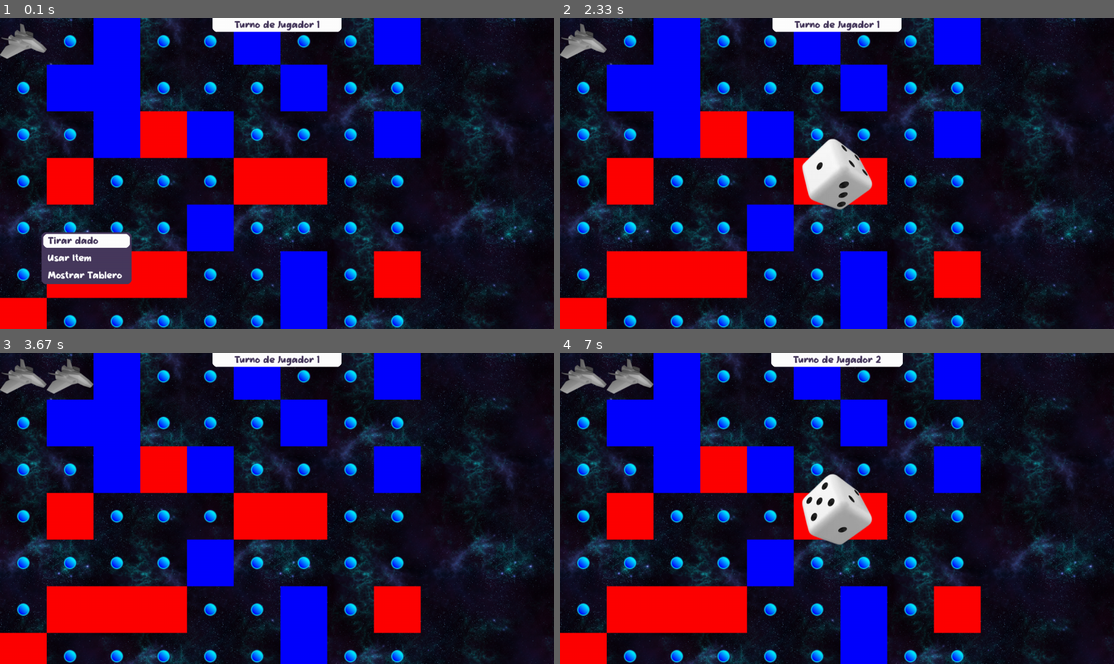
Above: before the commit, frames 1-4 (two rows, left to right).
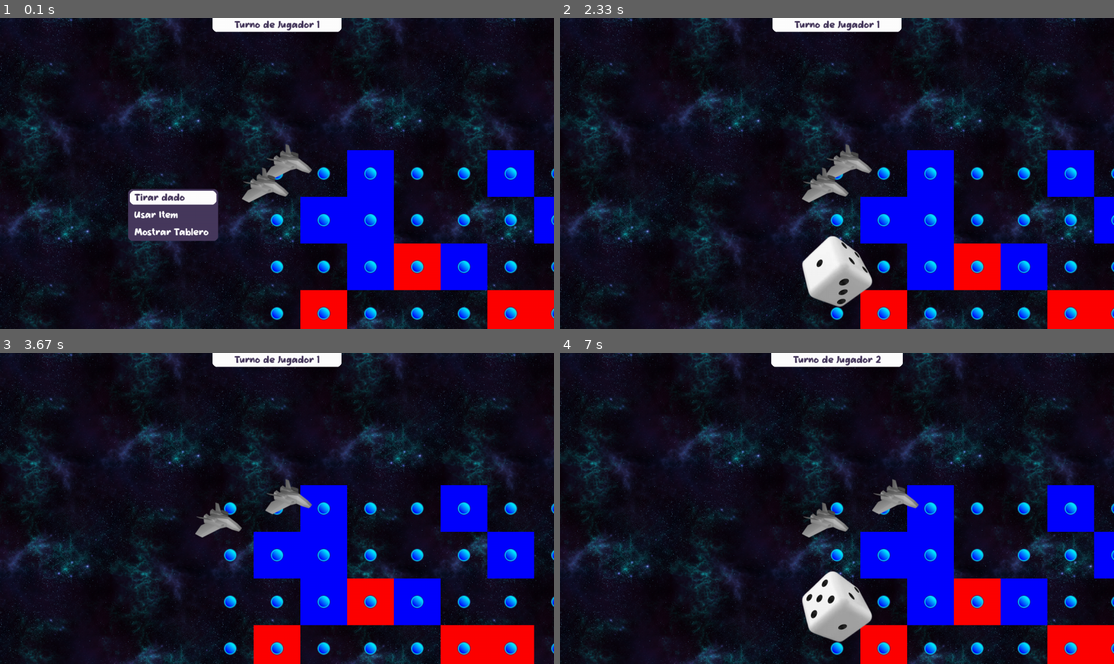
Above: after the commit, the same moments.

Repository: kirbyluka777/among-silksong
Game: pygame game, started from src/main.py
Two runs of this game, one before a commit and one after it. Both use one fixed random seed, a clock stepped at 60 frames per second and the inputs below.
Inputs:
- Up to frame 1 (0.1 s): no input
- Up to frame 2 (2.33 s): tap Enter at 0.33 s; tap Space at 0.67 s
- Up to frame 3 (3.67 s): no input
- Up to frame 4 (7 s): type "an" at 6.5 s; type "n" at 6.7 s; tap Enter at 6.83 s

The runs differ from the first frame. In frame 1, 43% of the frame differs, in the area x 0-100%, y 0-100%; in frame 2, 41%; in frame 3, 41%; in frame 4, 42%.

Commit message:
wip: camera and better layout

Diff:
--- a/src/starboard/logic/board.py
+++ b/src/starboard/logic/board.py
@@ -51,7 +51,7 @@
 	pos.dir = MOVE_DIR_LEFT
 	return pos
 
-def spiral_traversal_oclock(board: Board, pos: Positioning, steps: int):
+def spiral_traversal(board: Board, pos: Positioning, steps: int):
 	for i in range(steps):
 		if pos.dir == MOVE_DIR_RIGHT and pos.col >= board.size - pos.hturns // 2 - 1:
 			pos.vturns += 1
@@ -124,7 +124,7 @@
 	jumps = board.size**2 // steps if not jumps else jumps
 	for i in range(board.size**2):
 		board.matrix[pos.row][pos.col] = i + 1
-		spiral_traversal_oclock(board, pos, steps)
+		spiral_traversal(board, pos, steps)
 
 if __name__ == "__main__":
 	n = 9 #int(input("n: "))
--- a/src/starboard/scenes/expedition.py
+++ b/src/starboard/scenes/expedition.py
@@ -2,7 +2,7 @@
 from engine import *
 from .. import resources
 from ..inputs import PlayerInput
-from ..logic.board import Board, generate_random_board, spiral_traversal_oclock, initial_pos_oclock
+from ..logic.board import Board, generate_random_board, spiral_traversal, initial_pos_oclock
 from ..constants import *
 
 STATE_STRATEGY = 1
@@ -83,6 +83,7 @@
         self.disabled = [False for i in range(PLAYER_COUNT)]
         self.max_energy = 10
         self.board = generate_random_board(9, 1, 0) #TODO: usar valores del formulario
+        self.camera_pos = (0, 0)
 
         # play music
         pygame.mixer.music.load(resources.music.EXPEDITION_THEME)
@@ -149,8 +150,12 @@
                 self.action_anim_timer.start(500)
 
             if self.dice_result != 0 and self.action_anim_timer.has_finished:
-                spiral_traversal_oclock(self.board, self.position[self.turn], 1)
-                self.dice_result = self.dice_result - 1
+                if self.dice_result > 0:
+                    spiral_traversal(self.board, self.position[self.turn], +1)
+                    self.dice_result -= 1
+                else:
+                    spiral_traversal(self.board, self.position[self.turn], -1)
+                    self.dice_result += 1
                 self.action_anim_timer.start(500)
 
             if self.dice_result == 0  and self.action_anim_timer.has_finished:
@@ -222,6 +227,9 @@
         elif self.state.is_current(STATE_MINIGAME):
             if self.state.is_entering:
                 self.state.transition_to(STATE_STRATEGY)
+
+        self.current_player_pos = self.position[self.turn]
+        self.camera_pos = (self.current_player_pos.col * 108 + 54, self.current_player_pos.row * 108 + 54)
 
         self.state.finish_update()
 
@@ -235,16 +243,19 @@
         for i in range(0, self.board.size, +1):
             for j in range(0, self.board.size, +1):
                 cell = self.board.matrix[i][j]
-
-                screen.blit(self.cell_dot_blue_img, (i * 108 + 108 // 2 - 16, j * 108 + 108 // 2 - 16))
                 if cell > 0:
                     color = "red" if cell > 5 else "blue" if cell > 0 else "black"
-                    pygame.draw.rect(screen, color, (i * 108, j * 108, 108, 108))
+                    coords = self.coords_by_camera(screen, (i * 108, j * 108))
+                    pygame.draw.rect(screen, color, (coords[0], coords[1], 108, 108))
+                coords = self.coords_by_camera(screen, (i * 108 + 108 // 2 - 16, j * 108 + 108 // 2 - 16))
+                screen.blit(self.cell_dot_blue_img, coords)
 
         # draw players
         for i in range(0, PLAYER_COUNT, +1):
             pos = self.position[i]
-            coords = (pos.col * 108, pos.row * 108)
+            offset_x = 27 if i == TURN_PLAYER_ONE else -27
+            offset_y = -27 if i == TURN_PLAYER_ONE else 27
+            coords = self.coords_by_camera(screen, (pos.col * 108 + offset_x, pos.row * 108 + offset_y))
             screen.blit(self.spaceship_img, coords)
 
         # draw dice
@@ -252,7 +263,7 @@
             dice = self.dice[self.dice_result - 1]
             dice_width = dice.get_width()
             if not self.dice_thrown_timer.has_started or self.dice_thrown_timer.ticks_elapsed // 250 % 2 == 0 and self.dice_thrown_timer.ticks_elapsed < 2000:
-                screen.blit(dice, (screen.get_width() // 2 - dice_width // 2, screen.get_height() // 2 - dice_width // 2))
+                screen.blit(dice, (screen.get_width() // 2 - dice_width // 2, screen.get_height() - dice.get_height() - 50))
 
         # draw turn indicator
         turn_text = self.text_player_turn[self.turn]
@@ -265,8 +276,8 @@
 
         # draw menu
         if self.state.is_current(STATE_STRATEGY):
-            left = 100
-            top = 500
+            left = 300
+            top = 400
             row = 40
             row_margin_top = 4
             row_margin_left = 10
@@ -290,3 +301,9 @@
     def exit(self, context: GameContext):
         # stop music
         pygame.mixer.music.stop()
+
+    def coords_by_camera(self, screen: pygame.Surface, coords: tuple[int, int]) -> tuple[int, int]:
+        x = self.camera_pos[0] - screen.get_width() // 2
+        y = self.camera_pos[1] - screen.get_height() // 2
+        new_coords = (coords[0] - x, coords[1] - y)
+        return new_coords
